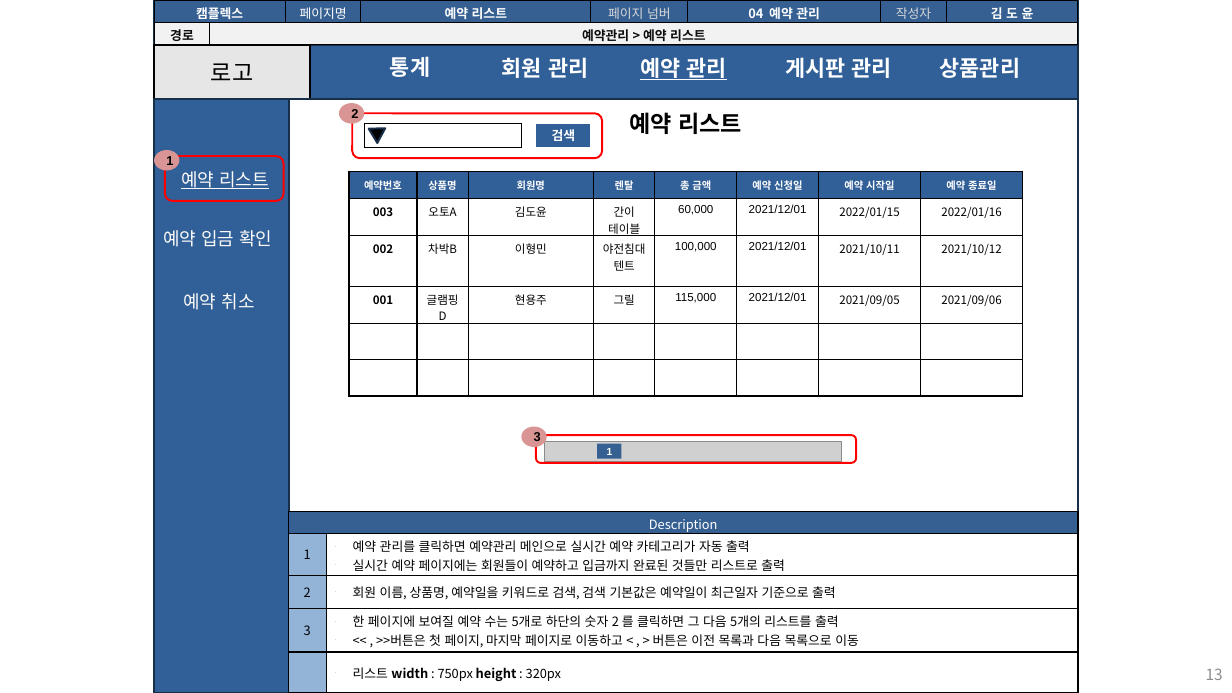
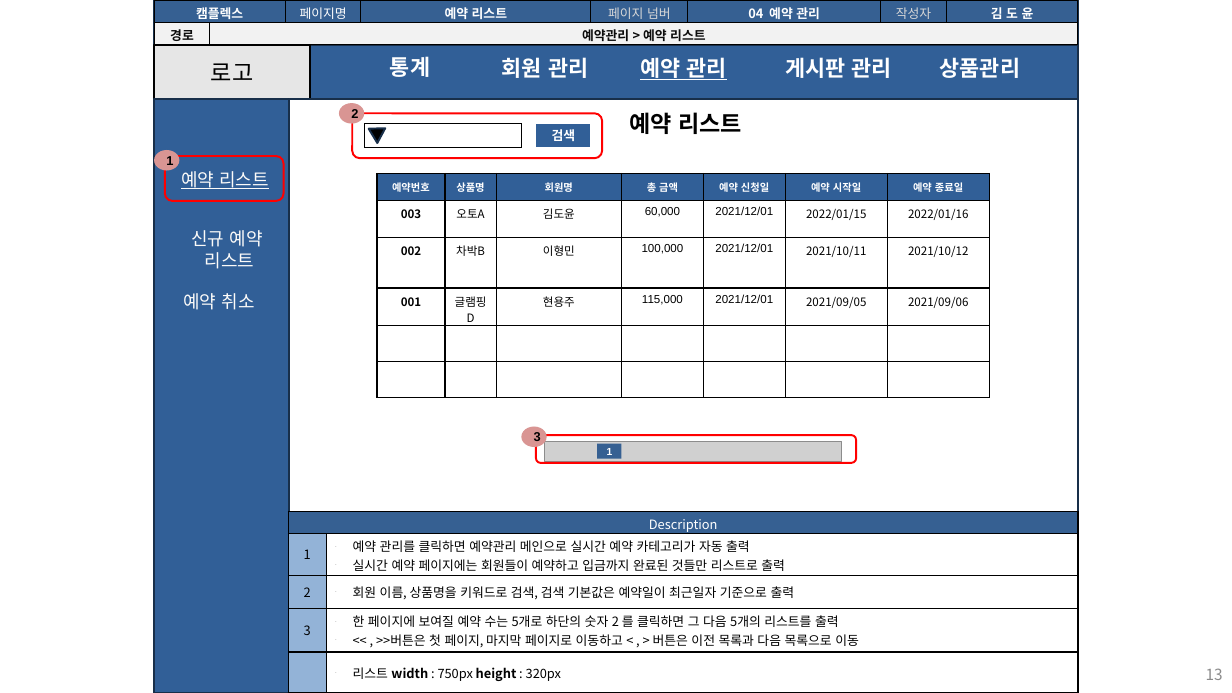
Before and after one commit to seoulsudal/CamFlexProject, a slide deck: slide 13 of 프로젝트 산출물/9. 스토리보드/캠플렉스 관리자_스토리보드.pptx. Drawn at 1232x693 pixels with LibreOffice and Linux fonts; fonts in the diff are those of the drawing; grey boxes stand for pictures. Boxes give left, top, right and bottom in pixels: in the first picture for what was removed or moved away, otherwise in the second. Text is boxed around its words. In the diff, an @@ line names an element or a change of style, - is before the commit and + after.

Commit message:
예약완료된 리스트 구현완료, 신규 예약 리스트 구현중..

```diff
--- a/프로젝트 산출물/9. 스토리보드/캠플렉스 관리자_스토리보드.pptx
+++ b/프로젝트 산출물/9. 스토리보드/캠플렉스 관리자_스토리보드.pptx
@@ table at (377,174,990,398) @@
-column 4: 렌탈 | 간이 / 테이블 | 야전침대 / 텐트 | 그릴 |  | 
@@ table: place and size @@
-table at (349,172,1023,396)
+table at (377,174,990,398)
@@ text at (191,230,263,269): text changed @@
-예약 입금 확인
+신규 예약
+리스트
@@ table at (288,511,1079,693) @@
-row 3, column 2: 회원 이름, 상품명, 예약일을 키워드로 검색, 검색 기본값은 예약일이 최근일자 기준으로 출력
+row 3, column 2: 회원 이름, 상품명을 키워드로 검색, 검색 기본값은 예약일이 최근일자 기준으로 출력
```
Also in this commit, not shown: 3 other slides changed, 49 other files.
